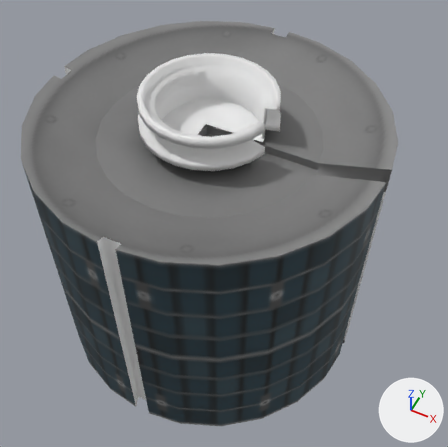
One commit to the Blender file Early Bird/EarlyBird.blend: the scene before it, then after it.
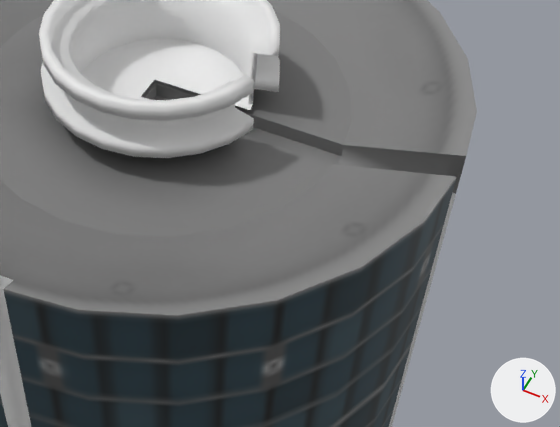
Each version is shown whole from a 50 mm camera at (0.279, -0.52, 0.654) aimed at (0.005, 0.029, -0.032), then close up on the part from 25% to 100% of the width and 17% to 74% of the height. The axes (+X, +Y, +Z) are drawn at lower right. The lights are the same throughout.

The first close-up shows 'BodyShell', 'BodyTrench', 'KegTop', 'TopInner', 'TopOuter'.
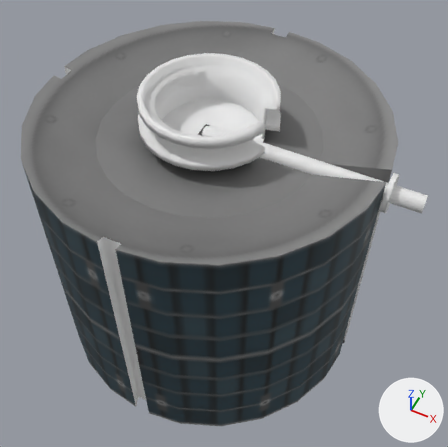
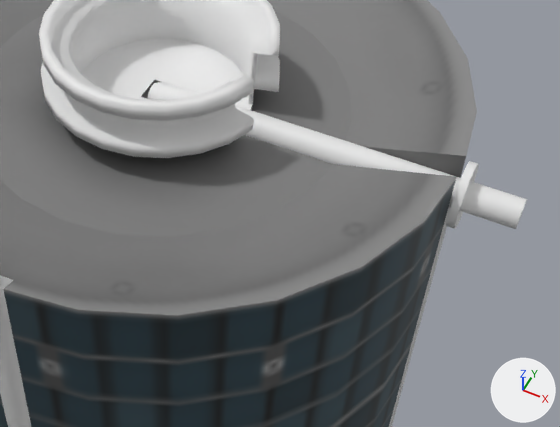
Changed parts and their boxes [x1, y1, x2, y2] in the close-ups (560 x 427 px):
'Antenna', shown: after [147, 82, 527, 229]

The change, as a list of edits to the scene's bpy script:
```text
Change ob_antenna:
    remove ob_antenna.hide_set(True)
```
